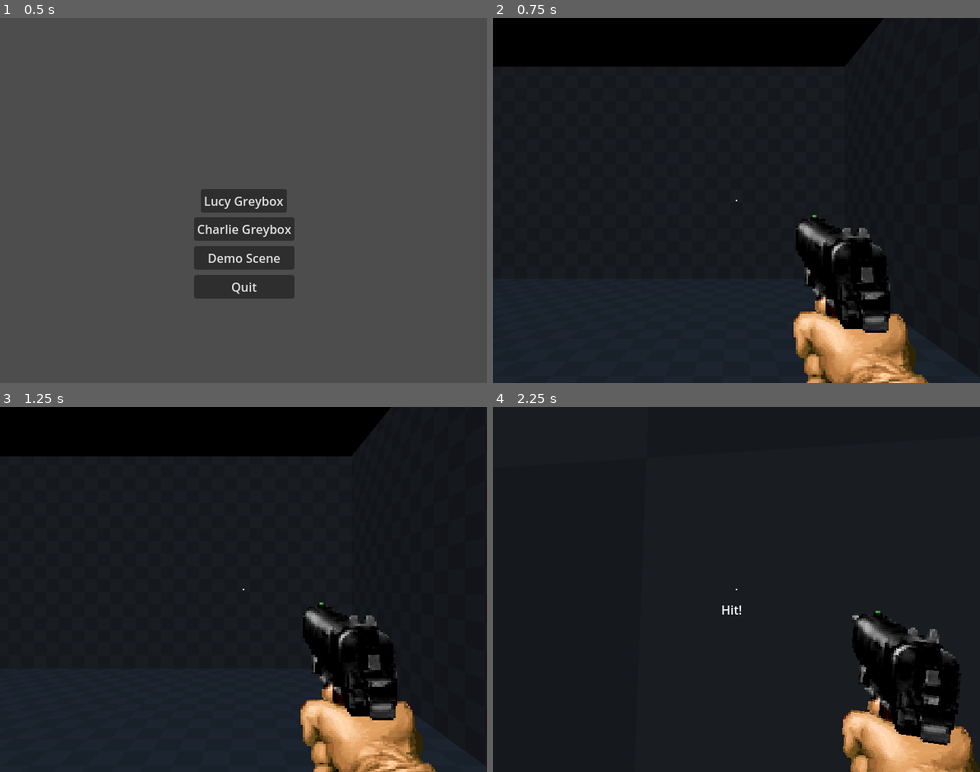
Above: before the commit, frames 1-4 (two rows, left to right).
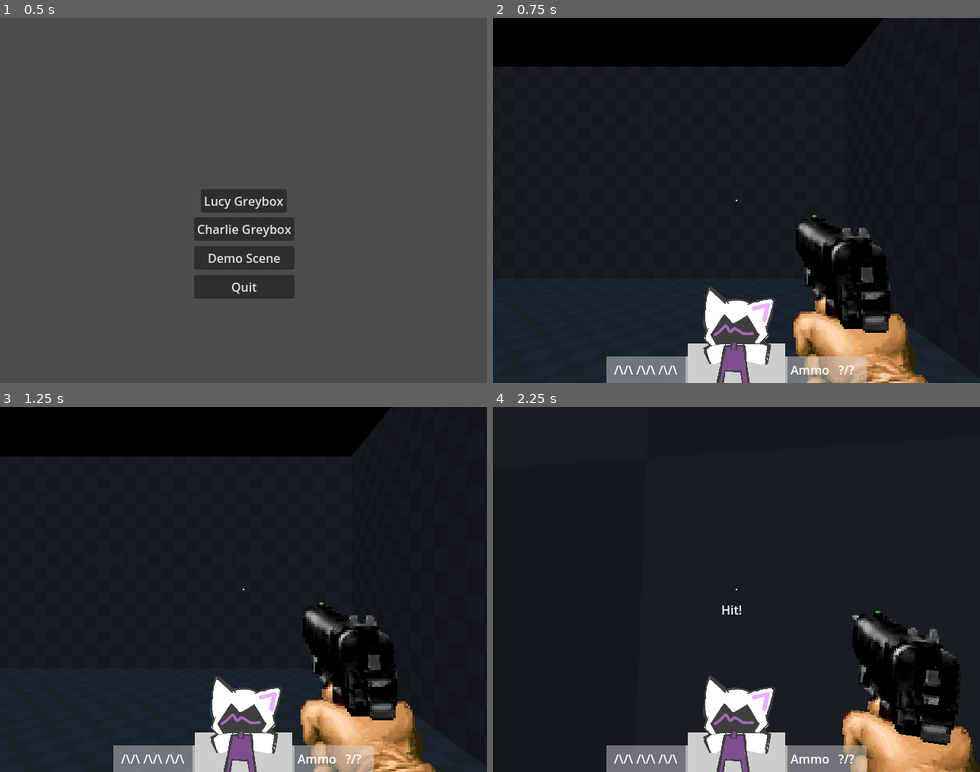
Above: after the commit, the same moments.

Repository: drowpotions/Pirate-Software-Game-Jam-JAN-2025
Game: Godot game, scene res://menu/main_menu.tscn
Same seed, same stepped clock (60 frames per second), same inputs: the game is played once before the commit and once after it. Sound files missing from this copy of the repository are replaced by a short silence.
Inputs (mouse positions are in pixels of both pictures, inside the frame that each line leads up to):
- Up to frame 1 (0.5 s): no input
- Up to frame 2 (0.75 s): click "Charlie Greybox" at 0.5 s
- Up to frame 3 (1.25 s): no input
- Up to frame 4 (2.25 s): move the mouse to (760, 589) at 1.27 s; hold Ctrl (Crouch) 1.28-2.03 s; hold W (forwards) from 1.28 s (still down); tap Space (jump) at 1.52 s; move the mouse to (712, 589) at 2.02 s; click (712, 589) at 2.1 s

Frame 1 is identical in both runs. In frame 2, 6.3% of the frame differs, in the area x 23-77%, y 73-100%; in frame 3, 6.3%; in frame 4, 6.3%.

Commit message:
HUD Changes

Diff:
--- a/Charlie Grey Box.tscn
+++ b/Charlie Grey Box.tscn
@@ -1,10 +1,11 @@
-[gd_scene load_steps=10 format=3 uid="uid://dodsmfno8mwtj"]
+[gd_scene load_steps=11 format=3 uid="uid://dodsmfno8mwtj"]
 
 [ext_resource type="PackedScene" uid="uid://cg3hhcm4bnihs" path="res://Player/Player.tscn" id="1_pnr0j"]
 [ext_resource type="Material" uid="uid://bvvtvff6knkxb" path="res://Dev_Textures/Dev_Black.tres" id="2_ge1hb"]
 [ext_resource type="Material" uid="uid://dbtwq7et2slrk" path="res://Dev_Textures/Dev_Orange.tres" id="3_kaj5v"]
 [ext_resource type="PackedScene" uid="uid://duu2hhu4jsm7d" path="res://enemy/enemy.tscn" id="4_mdp8e"]
 [ext_resource type="Material" uid="uid://dlj5nacalp6v0" path="res://Dev_Textures/Dev_Purple.tres" id="5_38b48"]
+[ext_resource type="AudioStream" uid="uid://1lx0y6boud1b" path="res://GAMEJAM CONCEPT TRACK 2.wav" id="6_d3y1x"]
 
 [sub_resource type="ProceduralSkyMaterial" id="ProceduralSkyMaterial_2evqk"]
 sky_horizon_color = Color(0.64625, 0.65575, 0.67075, 1)
@@ -512,3 +513,7 @@
 material_override = ExtResource("3_kaj5v")
 use_collision = true
 size = Vector3(1, 5.18152, 1)
+
+[node name="AudioStreamPlayer" type="AudioStreamPlayer" parent="."]
+stream = ExtResource("6_d3y1x")
+volume_db = -15.0
--- a/Player/Player.tscn
+++ b/Player/Player.tscn
@@ -1,9 +1,10 @@
-[gd_scene load_steps=17 format=3 uid="uid://cg3hhcm4bnihs"]
+[gd_scene load_steps=19 format=3 uid="uid://cg3hhcm4bnihs"]
 
 [ext_resource type="Script" path="res://Player/Player_gutted.gd" id="1_4bpwi"]
 [ext_resource type="Script" path="res://Player/Main_Camera.gd" id="2_0mfow"]
 [ext_resource type="Texture2D" uid="uid://diu3u0c0k0su2" path="res://Player/Crosshair.png" id="3_6pp65"]
 [ext_resource type="Texture2D" uid="uid://cqe3mwchxgv74" path="res://Player/sprite_sheet.png" id="4_nfp6s"]
+[ext_resource type="Texture2D" uid="uid://bfeemk8l4rb1s" path="res://theboy.png" id="5_uj2am"]
 
 [sub_resource type="CapsuleShape3D" id="CapsuleShape3D_hdt6b"]
 radius = 0.19437
@@ -115,11 +116,15 @@
 "values": [Vector3(0, 0, 0), Vector3(0.00872665, 0, 0), Vector3(0, 0, 0), Vector3(0, 0, 0)]
 }
 
+[sub_resource type="Animation" id="Animation_g2ofn"]
+resource_name = "hud_testing"
+
 [sub_resource type="AnimationLibrary" id="AnimationLibrary_yvc46"]
 _data = {
 "RESET": SubResource("Animation_6dtan"),
 "cam_jump_shake": SubResource("Animation_ikm84"),
-"cam_shake_shoot": SubResource("Animation_8fvnp")
+"cam_shake_shoot": SubResource("Animation_8fvnp"),
+"hud_testing": SubResource("Animation_g2ofn")
 }
 
 [sub_resource type="SeparationRayShape3D" id="SeparationRayShape3D_umimj"]
@@ -198,6 +203,101 @@
 offset_bottom = 278.0
 text = "Hit!"
 
+[node name="Control2" type="Control" parent="CanvasLayer/Control"]
+anchors_preset = 0
+offset_right = 40.0
+offset_bottom = 40.0
+
+[node name="ColorRect3" type="ColorRect" parent="CanvasLayer/Control/Control2"]
+layout_mode = 1
+anchors_preset = 7
+anchor_left = 0.5
+anchor_top = 1.0
+anchor_right = 0.5
+anchor_bottom = 1.0
+offset_left = 233.0
+offset_top = 405.0
+offset_right = 367.0
+offset_bottom = 440.0
+grow_horizontal = 2
+grow_vertical = 0
+color = Color(0.576471, 0.576471, 0.576471, 1)
+
+[node name="ColorRect" type="ColorRect" parent="CanvasLayer/Control/Control2"]
+layout_mode = 1
+anchors_preset = 7
+anchor_left = 0.5
+anchor_top = 1.0
+anchor_right = 0.5
+anchor_bottom = 1.0
+offset_left = 236.0
+offset_top = 388.0
+offset_right = 364.0
+offset_bottom = 440.0
+grow_horizontal = 2
+grow_vertical = 0
+color = Color(0.804743, 0.804743, 0.804743, 1)
+
+[node name="ColorRect2" type="ColorRect" parent="CanvasLayer/Control/Control2"]
+layout_mode = 1
+anchors_preset = 7
+anchor_left = 0.5
+anchor_top = 1.0
+anchor_right = 0.5
+anchor_bottom = 1.0
+offset_left = 129.0
+offset_top = 405.0
+offset_right = 471.0
+offset_bottom = 440.0
+grow_horizontal = 2
+grow_vertical = 0
+color = Color(0.803922, 0.803922, 0.803922, 0.494118)
+
+[node name="Control" type="Control" parent="CanvasLayer/Control"]
+layout_mode = 1
+anchors_preset = 15
+anchor_right = 1.0
+anchor_bottom = 1.0
+grow_horizontal = 2
+grow_vertical = 2
+
+[node name="TextureRect" type="TextureRect" parent="CanvasLayer/Control/Control"]
+layout_mode = 0
+offset_left = -12.9756
+offset_top = 10.0317
+offset_right = 723.024
+offset_bottom = 874.032
+scale = Vector2(0.194192, 0.194192)
+pivot_offset = Vector2(328.921, 412.224)
+texture = ExtResource("5_uj2am")
+
+[node name="Label" type="Label" parent="CanvasLayer/Control"]
+texture_filter = 1
+layout_mode = 0
+offset_left = 159.0
+offset_top = 451.0
+offset_right = 243.0
+offset_bottom = 474.0
+text = "/\\/\\ /\\/\\ /\\/\\"
+
+[node name="Label2" type="Label" parent="CanvasLayer/Control"]
+texture_filter = 1
+layout_mode = 0
+offset_left = 391.0
+offset_top = 451.0
+offset_right = 442.0
+offset_bottom = 474.0
+text = "Ammo"
+
+[node name="Label3" type="Label" parent="CanvasLayer/Control"]
+texture_filter = 1
+layout_mode = 0
+offset_left = 454.0
+offset_top = 451.0
+offset_right = 494.0
+offset_bottom = 474.0
+text = "?/?"
+
 [node name="AnimationPlayer" type="AnimationPlayer" parent="."]
 libraries = {
 "": SubResource("AnimationLibrary_yvc46")
Not shown, added: GAMEJAM CONCEPT TRACK 2.wav.import
Binary file added: theboy.png
Not shown, added: theboy.png.import
Not shown, added: GAMEJAM CONCEPT TRACK 2.wav
